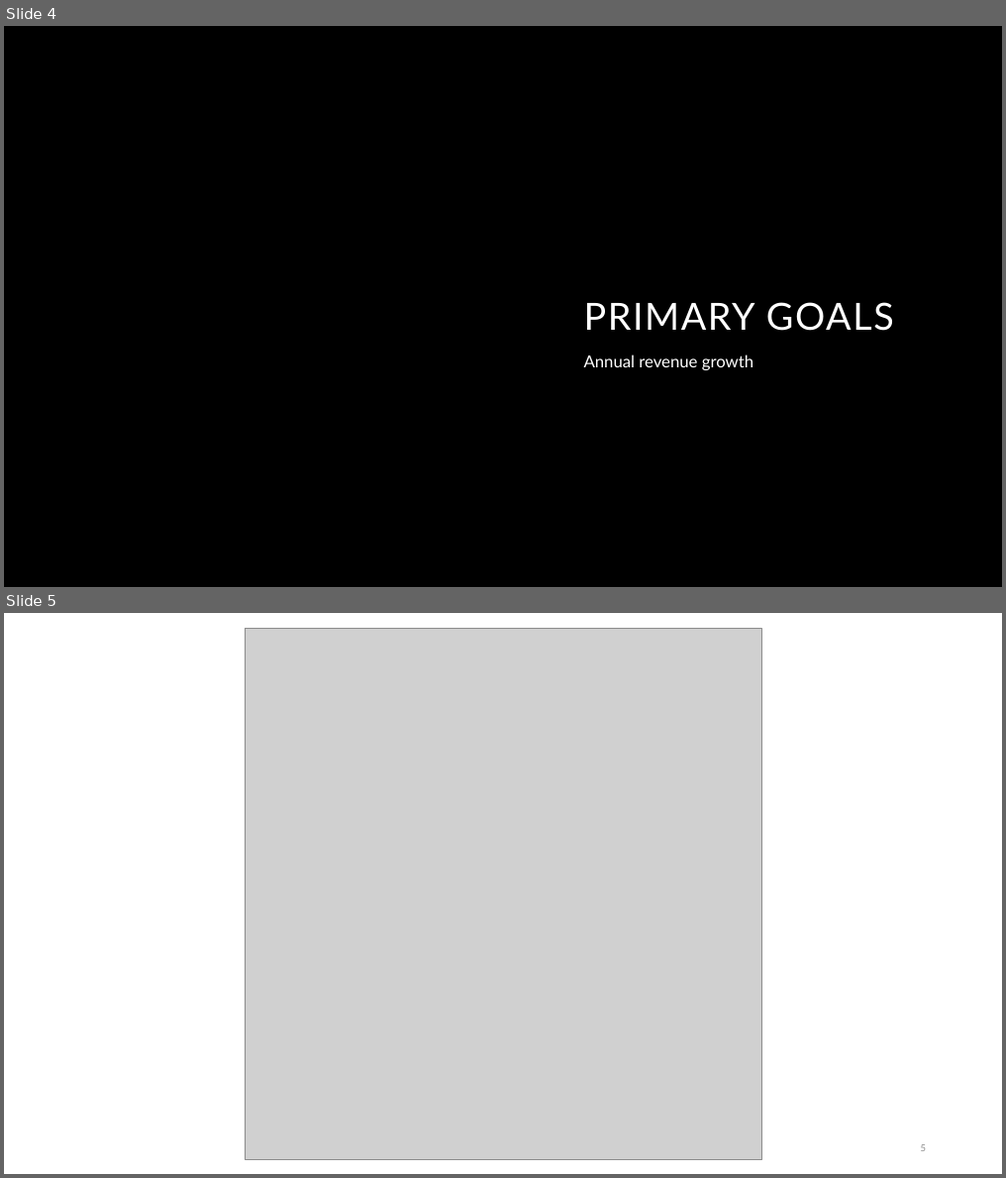
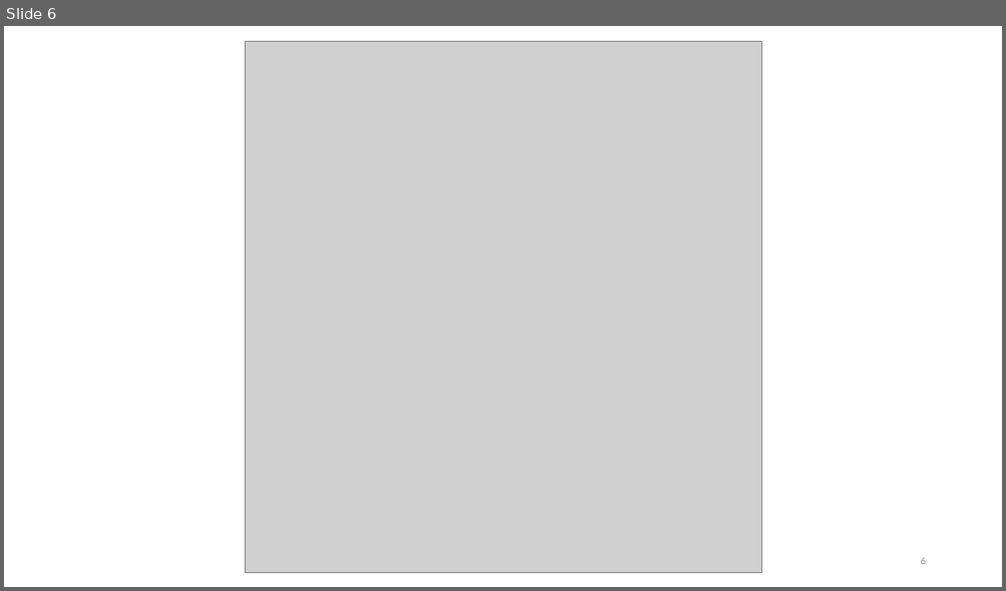
Before and after one commit to darabosmateOE/mushroom_classification, a slide deck: shrooms.pptx. Shown one above the other, each under a label of ours: slides 4 and 5 before the commit, slide 6 after it. The pictures are 1006x1178 and 1006x591 pixels, drawn with LibreOffice and Linux fonts; fonts in the diff are those of the drawing; grey boxes stand for pictures; background and template pictures are left out. Boxes give left, top, right and bottom in pixels: in the first picture for what was removed or moved away, otherwise in the second. Text is boxed around its words. In the diff, an @@ line names an element or a change of style, - is before the commit and + after.

```diff
--- a/shrooms.pptx
+++ b/shrooms.pptx
@@ slide 4 removed at <box>4,26,1002,587</box>, background #000000 @@
@@ title removed at <box>584,302,894,331</box> @@
-PRIMARY GOALS
@@ subtitle removed at <box>584,355,753,371</box> @@
-Annual revenue growth
@@ what was slide 5 is now slide 6 @@
@@ page number at <box>921,558,926,565</box>: text changed @@
-5
+6
```
Also in this commit, not shown: 1 slide changed, 4 slides added, 3 other slides removed.
